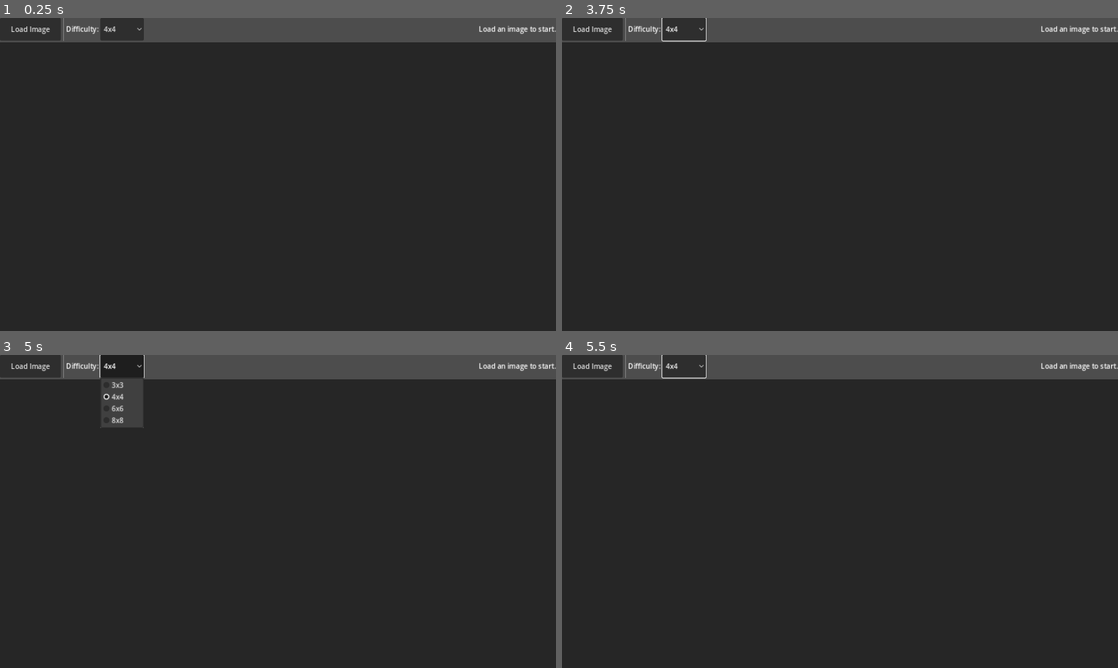
Above: before the commit, frames 1-4 (two rows, left to right).
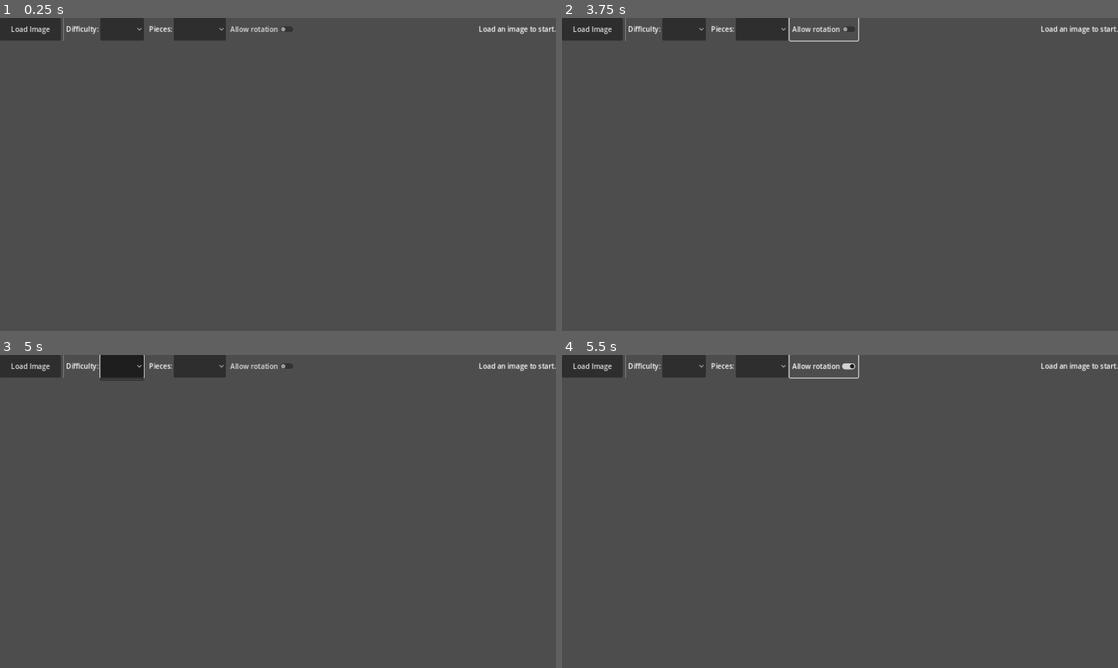
Above: after the commit, the same moments.

Repository: woodbase/puzzel-champ
Game: Godot game, scene res://scenes/main.tscn
Same seed, same stepped clock (60 frames per second), same inputs: the game is played once before the commit and once after it.
Inputs (mouse positions are in pixels of both pictures, inside the frame that each line leads up to):
- Up to frame 1 (0.25 s): no input
- Up to frame 2 (3.75 s): click (762, 30) at 0.52 s; click (823, 30) at 1.25 s, where only the run after the commit has a clickable "Allow rotation"; click (684, 30) at 2 s; click (684, 30) at 2.75 s; click (823, 30) at 3.5 s, where only the run after the commit has a clickable "Allow rotation"
- Up to frame 3 (5 s): click (122, 367) at 4.25 s
- Up to frame 4 (5.5 s): click (823, 367) at 5 s, where only the run after the commit has a clickable "Allow rotation"

The runs differ from the first frame. In frame 1, 93% of the frame differs, in the area x 0-100%, y 0-100%; in frame 2, 93%; in frame 3, 92%; in frame 4, 93%.
Error after the commit: Parse Error: Unexpected "?" in source. If you want a ternary operator, use "truthy_value if true_condition else falsy_value". (res://scripts/main.gd:46)

Commit message:
feat: add puzzle shape and rotation options

Diff:
--- a/project/scenes/main.tscn
+++ b/project/scenes/main.tscn
@@ -30,6 +30,18 @@
 [node name="DifficultyOption" type="OptionButton" parent="VBoxContainer/TopBar"]
 custom_minimum_size = Vector2(100, 0)
 
+[node name="Separator2" type="VSeparator" parent="VBoxContainer/TopBar"]
+
+[node name="ShapeLabel" type="Label" parent="VBoxContainer/TopBar"]
+text = "Pieces:"
+vertical_alignment = 1
+
+[node name="ShapeOption" type="OptionButton" parent="VBoxContainer/TopBar"]
+custom_minimum_size = Vector2(120, 0)
+
+[node name="RotationCheck" type="CheckButton" parent="VBoxContainer/TopBar"]
+text = "Allow rotation"
+
 [node name="Spacer" type="Control" parent="VBoxContainer/TopBar"]
 size_flags_horizontal = 3
 
--- a/project/scripts/main.gd
+++ b/project/scripts/main.gd
@@ -2,9 +2,13 @@
 
 @onready var _load_button: Button = $VBoxContainer/TopBar/LoadImageButton
 @onready var _difficulty_option: OptionButton = $VBoxContainer/TopBar/DifficultyOption
+@onready var _shape_option: OptionButton = $VBoxContainer/TopBar/ShapeOption
+@onready var _rotation_check: CheckButton = $VBoxContainer/TopBar/RotationCheck
 @onready var _status_label: Label = $VBoxContainer/TopBar/StatusLabel
 @onready var _puzzle_board = $VBoxContainer/PuzzleBoard
 @onready var _file_dialog: FileDialog = $FileDialog
+
+const PuzzleGeneratorScript := preload("res://scripts/puzzle_generator.gd")
 
 
 func _ready() -> void:
@@ -13,6 +17,10 @@
 	_difficulty_option.add_item("6x6")
 	_difficulty_option.add_item("8x8")
 	_difficulty_option.selected = 1  # default: 4x4
+
+	_shape_option.add_item("Jigsaw", PuzzleGeneratorScript.PieceShape.JIGSAW)
+	_shape_option.add_item("Square", PuzzleGeneratorScript.PieceShape.SQUARE)
+	_shape_option.selected = 0
 
 	_load_button.pressed.connect(_on_load_button_pressed)
 	_file_dialog.file_selected.connect(_on_file_selected)
@@ -31,8 +39,12 @@
 
 	var texture := ImageTexture.create_from_image(image)
 	var cols_rows := _get_difficulty_size()
-	_puzzle_board.setup_puzzle(texture, cols_rows)
-	_status_label.text = "Pieces: %d  |  Good luck!" % (cols_rows * cols_rows)
+	_puzzle_board.setup_puzzle(texture, cols_rows, _get_shape_mode(), _rotation_check.button_pressed)
+	_status_label.text = "Pieces: %d  |  %s | Rotation: %s" % [
+		cols_rows * cols_rows,
+		_shape_option.get_item_text(_shape_option.selected),
+		_rotation_check.button_pressed ? "On" : "Off",
+	]
 
 
 func _get_difficulty_size() -> int:
@@ -44,5 +56,9 @@
 	return 4
 
 
+func _get_shape_mode() -> int:
+	return _shape_option.get_selected_id()
+
+
 func _on_puzzle_complete() -> void:
 	_status_label.text = "Congratulations! Puzzle complete! 🎉"
--- a/project/scripts/puzzle_board.gd
+++ b/project/scripts/puzzle_board.gd
@@ -4,6 +4,7 @@
 signal puzzle_complete
 
 const PIECE_SCENE := preload("res://scenes/puzzle_piece.tscn")
+const PuzzleGeneratorScript := preload("res://scripts/puzzle_generator.gd")
 
 var _pieces: Array = []
 var _grid_size: int = 0
@@ -13,7 +14,12 @@
 
 
 ## Clears the current puzzle and builds a new one from the given texture.
-func setup_puzzle(texture: ImageTexture, cols_rows: int) -> void:
+func setup_puzzle(
+		texture: ImageTexture,
+		cols_rows: int,
+		piece_shape: int = PuzzleGeneratorScript.PieceShape.SQUARE,
+		allow_rotation: bool = false
+	) -> void:
 	for piece in _pieces:
 		piece.queue_free()
 	_pieces.clear()
@@ -42,7 +48,7 @@
 		(board_size.y - fit_h) * 0.5
 	)
 
-	var textures: Array[ImageTexture] = PuzzleGenerator.generate_pieces(texture, cols_rows)
+	var textures: Array[ImageTexture] = PuzzleGeneratorScript.generate_pieces(texture, cols_rows, piece_shape)
 
 	for i in range(textures.size()):
 		var col := i % cols_rows
@@ -51,7 +57,7 @@
 
 		var piece: Control = PIECE_SCENE.instantiate()
 		add_child(piece)
-		piece.setup(textures[i], Vector2i(col, row), correct_pos, _piece_size)
+		piece.setup(textures[i], Vector2i(col, row), correct_pos, _piece_size, allow_rotation)
 		piece.position = Vector2(
 			randf_range(0.0, board_size.x - _piece_size.x),
 			randf_range(0.0, board_size.y - _piece_size.y)
--- a/project/scripts/puzzle_generator.gd
+++ b/project/scripts/puzzle_generator.gd
@@ -1,4 +1,53 @@
 class_name PuzzleGenerator
+
+enum PieceShape {
+	SQUARE,
+	JIGSAW,
+}
+
+## Slices an ImageTexture into a grid of piece textures with either square or jigsaw edges.
+## Returns an Array[ImageTexture] ordered row-by-row, left-to-right.
+static func generate_pieces(texture: ImageTexture, cols_rows: int, shape: PieceShape = PieceShape.SQUARE) -> Array[ImageTexture]:
+	var image := texture.get_image()
+	var image_size := image.get_size()
+	var piece_w := int(image_size.x) / cols_rows
+	var piece_h := int(image_size.y) / cols_rows
+
+	if shape == PieceShape.JIGSAW:
+		var edge_map := _generate_edge_map(cols_rows)
+		return _generate_jigsaw_pieces(image, cols_rows, piece_w, piece_h, edge_map)
+
+	return _generate_square_pieces(image, cols_rows, piece_w, piece_h)
+
+
+static func _generate_square_pieces(image: Image, cols_rows: int, piece_w: int, piece_h: int) -> Array[ImageTexture]:
+	var pieces: Array[ImageTexture] = []
+
+	for row in range(cols_rows):
+		for col in range(cols_rows):
+			var piece_image := Image.create(piece_w, piece_h, false, image.get_format())
+			piece_image.blit_rect(
+				image,
+				Rect2i(col * piece_w, row * piece_h, piece_w, piece_h),
+				Vector2i.ZERO
+			)
+			pieces.append(ImageTexture.create_from_image(piece_image))
+
+	return pieces
+
+
+static func _generate_jigsaw_pieces(image: Image, cols_rows: int, piece_w: int, piece_h: int, edge_map: Array) -> Array[ImageTexture]:
+	var pieces: Array[ImageTexture] = []
+
+	for row in range(cols_rows):
+		for col in range(cols_rows):
+			var region_rect := Rect2i(col * piece_w, row * piece_h, piece_w, piece_h)
+			var polygon := _build_piece_polygon(piece_w, piece_h, edge_map[row][col])
+			var tex := create_piece_texture(image, region_rect, polygon)
+			pieces.append(tex)
+
+	return pieces
+
 
 ## Creates a puzzle piece texture by cutting a polygon-shaped region from an image.
 ##
@@ -11,19 +60,14 @@
 static func create_piece_texture(image: Image, region_rect: Rect2i, polygon: PackedVector2Array) -> ImageTexture:
 	var region_size := region_rect.size
 
-	# Step 1: Extract region from image
 	var region_image := Image.create(region_size.x, region_size.y, false, image.get_format())
 	region_image.blit_rect(image, region_rect, Vector2i.ZERO)
 	if region_image.get_format() != Image.FORMAT_RGBA8:
 		region_image.convert(Image.FORMAT_RGBA8)
 
-	# Step 2: Create mask image (transparent black by default)
 	var mask_image := Image.create(region_size.x, region_size.y, false, Image.FORMAT_RGBA8)
-
-	# Step 3: Draw polygon into mask (white opaque fill = visible area)
 	_fill_polygon(mask_image, polygon)
 
-	# Step 4: Apply mask to region
 	var piece_image := Image.create(region_size.x, region_size.y, false, Image.FORMAT_RGBA8)
 	piece_image.blit_rect_mask(region_image, mask_image, Rect2i(Vector2i.ZERO, region_size), Vector2i.ZERO)
 
@@ -57,23 +101,117 @@
 				image.set_pixel(x, y, Color.WHITE)
 			intersection_idx += 2
 
-## Slices an ImageTexture into a grid of piece textures.
-## Returns an Array[ImageTexture] ordered row-by-row, left-to-right.
-static func generate_pieces(texture: ImageTexture, cols_rows: int) -> Array[ImageTexture]:
-	var pieces: Array[ImageTexture] = []
-	var image := texture.get_image()
-	var image_size := image.get_size()
-	var piece_w := int(image_size.x) / cols_rows
-	var piece_h := int(image_size.y) / cols_rows
-
-	for row in range(cols_rows):
-		for col in range(cols_rows):
-			var piece_image := Image.create(piece_w, piece_h, false, image.get_format())
-			piece_image.blit_rect(
-				image,
-				Rect2i(col * piece_w, row * piece_h, piece_w, piece_h),
-				Vector2i(0, 0)
-			)
-			pieces.append(ImageTexture.create_from_image(piece_image))
-
-	return pieces
+
+static func _generate_edge_map(cols_rows: int) -> Array:
+	var rng := RandomNumberGenerator.new()
+	rng.randomize()
+
+	var edge_map: Array = []
+	for row in range(cols_rows):
+		var row_edges: Array = []
+		for col in range(cols_rows):
+			row_edges.append({
+				"top": 0,
+				"right": 0,
+				"bottom": 0,
+				"left": 0,
+			})
+		edge_map.append(row_edges)
+
+	for row in range(cols_rows):
+		for col in range(cols_rows):
+			var edges: Dictionary = edge_map[row][col]
+
+			if col < cols_rows - 1:
+				var right_edge := rng.randi_range(0, 1) == 0 ? 1 : -1
+				edges["right"] = right_edge
+				edge_map[row][col + 1]["left"] = -right_edge
+
+			if row < cols_rows - 1:
+				var bottom_edge := rng.randi_range(0, 1) == 0 ? 1 : -1
+				edges["bottom"] = bottom_edge
+				edge_map[row + 1][col]["top"] = -bottom_edge
+
+	return edge_map
+
+
+static func _build_piece_polygon(width: float, height: float, edges: Dictionary) -> PackedVector2Array:
+	var polygon: PackedVector2Array = PackedVector2Array()
+	var tab_depth := min(width, height) * 0.18
+	var inset := tab_depth + 1.0
+
+	var corners: Array = [
+		Vector2(inset, inset),
+		Vector2(width - inset, inset),
+		Vector2(width - inset, height - inset),
+		Vector2(inset, height - inset),
+	]
+
+	var edge_names := ["top", "right", "bottom", "left"]
+	for i in range(4):
+		var start: Vector2 = corners[i]
+		var finish: Vector2 = corners[(i + 1) % 4]
+		polygon.append(start)
+		_add_tab_points(polygon, start, finish, edges[edge_names[i]], tab_depth)
+
+	return polygon
+
+
+const TAB_FLAT_RATIO: float = 0.3
+const TAB_NECK_MID: float = 0.35
+const TAB_NECK_END: float = 0.4
+const TAB_HEAD_EDGE: float = 0.45
+const TAB_NECK_DEPTH: float = 0.5
+const TAB_NECK_UPPER_DEPTH: float = 0.8
+const TAB_HEAD_BULGE: float = 1.3
+const TAB_BEZIER_SAMPLES: int = 5
+
+
+static func _add_tab_points(polygon: PackedVector2Array, start: Vector2, finish: Vector2, edge_type: int, tab_depth: float) -> void:
+	if edge_type == 0:
+		return
+
+	var along: Vector2 = finish - start
+	var length := along.length()
+	var t_vec := along.normalized()
+	var normal := Vector2(t_vec.y, -t_vec.x)
+	var depth := tab_depth if edge_type > 0 else -tab_depth
+
+	var tab_start := start + t_vec * (length * TAB_FLAT_RATIO)
+	var tab_end_ratio := 1.0 - TAB_FLAT_RATIO
+	var head_left := TAB_HEAD_EDGE
+	var head_right := 1.0 - TAB_HEAD_EDGE
+
+	var b1_p0 := tab_start
+	var b1_p1 := start + t_vec * (length * TAB_NECK_MID) + normal * (depth * TAB_NECK_DEPTH)
+	var b1_p2 := start + t_vec * (length * TAB_NECK_END) + normal * (depth * TAB_NECK_UPPER_DEPTH)
+	var b1_p3 := start + t_vec * (length * head_left) + normal * depth
+
+	var b2_p0 := b1_p3
+	var b2_p1 := start + t_vec * (length * head_left) + normal * (depth * TAB_HEAD_BULGE)
+	var b2_p2 := start + t_vec * (length * head_right) + normal * (depth * TAB_HEAD_BULGE)
+	var b2_p3 := start + t_vec * (length * head_right) + normal * depth
+
+	var b3_p0 := b2_p3
+	var b3_p1 := start + t_vec * (length * (1.0 - TAB_NECK_END)) + normal * (depth * TAB_NECK_UPPER_DEPTH)
+	var b3_p2 := start + t_vec * (length * (1.0 - TAB_NECK_MID)) + normal * (depth * TAB_NECK_DEPTH)
+	var b3_p3 := start + t_vec * (length * tab_end_ratio)
+
+	polygon.append(tab_start)
+
+	for i in range(1, TAB_BEZIER_SAMPLES + 1):
+		var tv := float(i) / float(TAB_BEZIER_SAMPLES)
+		polygon.append(_cubic_bezier(b1_p0, b1_p1, b1_p2, b1_p3, tv))
+
+	for i in range(1, TAB_BEZIER_SAMPLES + 1):
+		var tv := float(i) / float(TAB_BEZIER_SAMPLES)
+		polygon.append(_cubic_bezier(b2_p0, b2_p1, b2_p2, b2_p3, tv))
+
+	for i in range(1, TAB_BEZIER_SAMPLES + 1):
+		var tv := float(i) / float(TAB_BEZIER_SAMPLES)
+		polygon.append(_cubic_bezier(b3_p0, b3_p1, b3_p2, b3_p3, tv))
+
+
+static func _cubic_bezier(p0: Vector2, p1: Vector2, p2: Vector2, p3: Vector2, t: float) -> Vector2:
+	var u := 1.0 - t
+	return u * u * u * p0 + 3.0 * u * u * t * p1 + 3.0 * u * t * t * p2 + t * t * t * p3
--- a/project/scripts/puzzle_piece.gd
+++ b/project/scripts/puzzle_piece.gd
@@ -10,34 +10,53 @@
 var _dragging: bool = false
 var _drag_offset: Vector2 = Vector2.ZERO
 var _snap_threshold: float = 40.0
+var _rotation_enabled: bool = false
+var _rotation_snap_tolerance: float = 8.0
+const ROTATION_STEP_DEG: float = 90.0
 
 @onready var texture_rect: TextureRect = $TextureRect
 
 
 ## Called by PuzzleBoard to initialise this piece.
-func setup(tex: ImageTexture, grid_pos: Vector2i, correct_pos: Vector2, p_size: Vector2) -> void:
+func setup(
+		tex: ImageTexture,
+		grid_pos: Vector2i,
+		correct_pos: Vector2,
+		p_size: Vector2,
+		allow_rotation: bool = false
+	) -> void:
 	grid_position = grid_pos
 	correct_position = correct_pos
 	_snap_threshold = min(p_size.x, p_size.y) * 0.4
 	custom_minimum_size = p_size
 	size = p_size
 	texture_rect.texture = tex
+	pivot_offset = p_size * 0.5
+	_rotation_enabled = allow_rotation
+	if _rotation_enabled:
+		rotation_degrees = ROTATION_STEP_DEG * randi_range(0, 3)
 
 
 func _gui_input(event: InputEvent) -> void:
 	if is_placed:
 		return
 
-	if event is InputEventMouseButton and event.button_index == MOUSE_BUTTON_LEFT:
-		if event.pressed:
-			_dragging = true
-			_drag_offset = event.position
-			move_to_front()
+	if event is InputEventMouseButton:
+		if event.button_index == MOUSE_BUTTON_RIGHT and event.pressed and _rotation_enabled:
+			_rotate_piece()
 			accept_event()
-		elif _dragging:
-			_dragging = false
-			_try_snap()
-			accept_event()
+			return
+
+		if event.button_index == MOUSE_BUTTON_LEFT:
+			if event.pressed:
+				_dragging = true
+				_drag_offset = event.position
+				move_to_front()
+				accept_event()
+			elif _dragging:
+				_dragging = false
+				_try_snap()
+				accept_event()
 
 
 func _input(event: InputEvent) -> void:
@@ -56,7 +75,24 @@
 
 
 func _try_snap() -> void:
-	if position.distance_to(correct_position) <= _snap_threshold:
+	if position.distance_to(correct_position) <= _snap_threshold and _rotation_correct():
 		position = correct_position
+		if _rotation_enabled:
+			rotation_degrees = 0.0
 		is_placed = true
 		piece_placed.emit()
+
+
+func _rotate_piece() -> void:
+	rotation_degrees = fposmod(rotation_degrees + ROTATION_STEP_DEG, 360.0)
+	if _dragging:
+		_drag_offset = get_local_mouse_position()
+
+
+func _rotation_correct() -> bool:
+	if not _rotation_enabled:
+		return true
+
+	var angle := fposmod(rotation_degrees, 360.0)
+	var distance_to_zero := min(angle, 360.0 - angle)
+	return distance_to_zero <= _rotation_snap_tolerance
